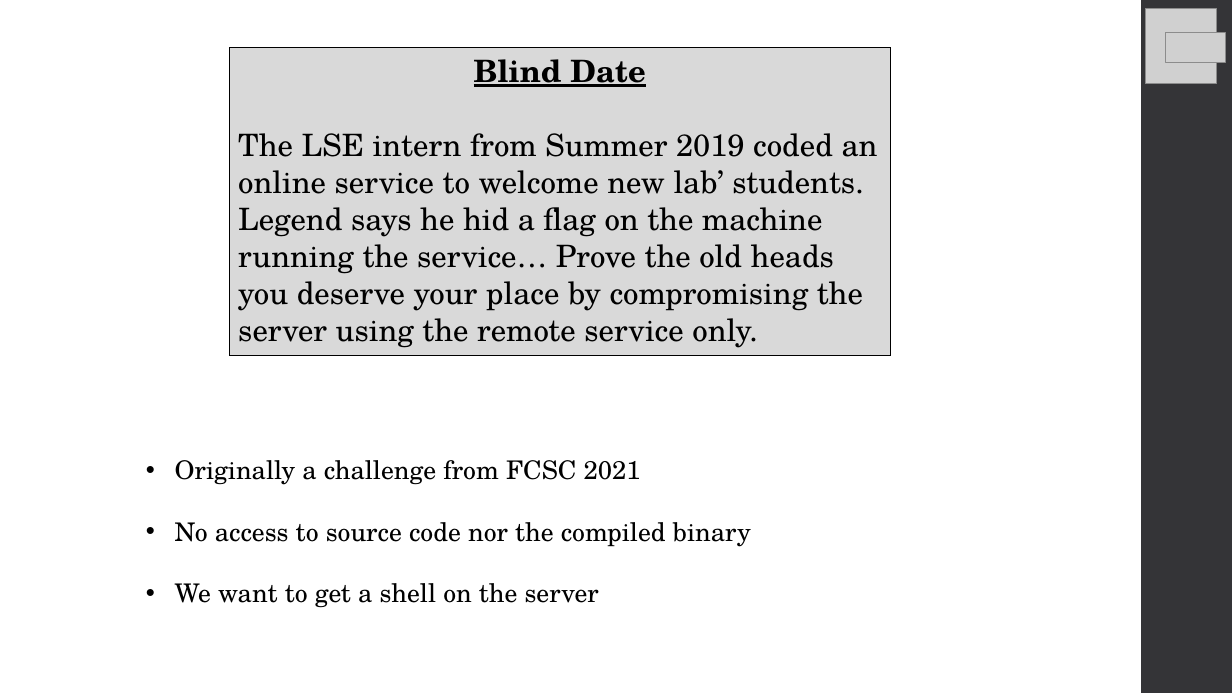
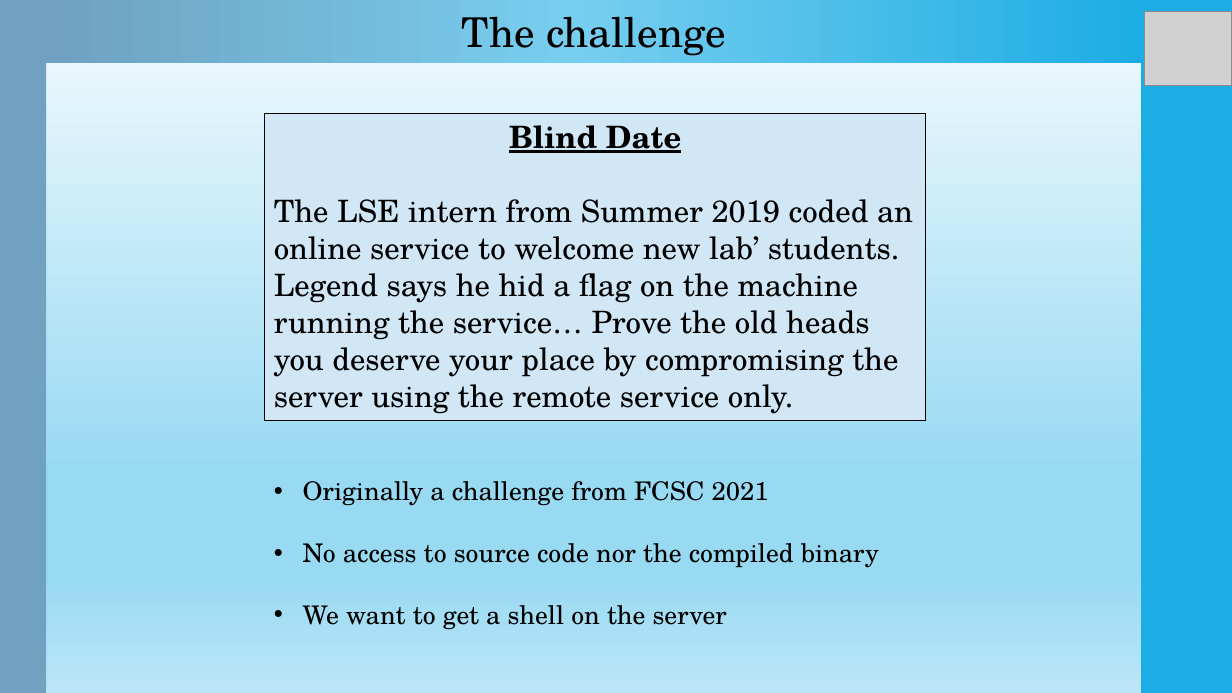
Before and after one commit to Ewael/LSE, a slide deck: slide 2 of Blind_Date/slides.pptx. Drawn at 1232x693 pixels with LibreOffice and Linux fonts; fonts in the diff are those of the drawing; grey boxes stand for pictures. Boxes give left, top, right and bottom in pixels: in the first picture for what was removed or moved away, otherwise in the second. Text is boxed around its words. In the diff, an @@ line names an element or a change of style, - is before the commit and + after.

Commit message:
[WD] update slides

```diff
--- a/Blind_Date/slides.pptx
+++ b/Blind_Date/slides.pptx
@@ background #FFFFFF to gradient #F4FBFE to #99DAF3 to #BBE6F7 @@
@@ rectangle added at (0,0,46,693), fill #70A1C0 @@
@@ rectangle added at (46,0,1141,64), fill gradient #1CADE4 to #77CEEF to #70A1C0 @@
@@ text added at (462,16,726,56), 32 pt, text #000000 @@
+The challenge
@@ rectangle at (1141,0,1232,693): fill #353537 to #1CADE4 @@
@@ picture: place and size @@
-picture at (1146,8,1217,83)
+picture at (1145,12,1232,86)
@@ picture removed at (1165,32,1226,62) @@
@@ rectangle "Blind Date": place and size @@
-rectangle "Blind Date" at (229,47,891,355)
+rectangle "Blind Date" at (264,113,926,421)
@@ rectangle "Blind Date" at (264,113,926,421): fill #D9D9D9 to #D1E7F6 @@
@@ text "Originally a challenge from FCSC ...": place and size @@
-text "Originally a challenge from FCSC ..." at (175,460,751,608)
+text "Originally a challenge from FCSC ..." at (303,481,879,630)
```
Also in this commit, not shown: 1 other slide changed, 6 slides added, 3 slides removed.
